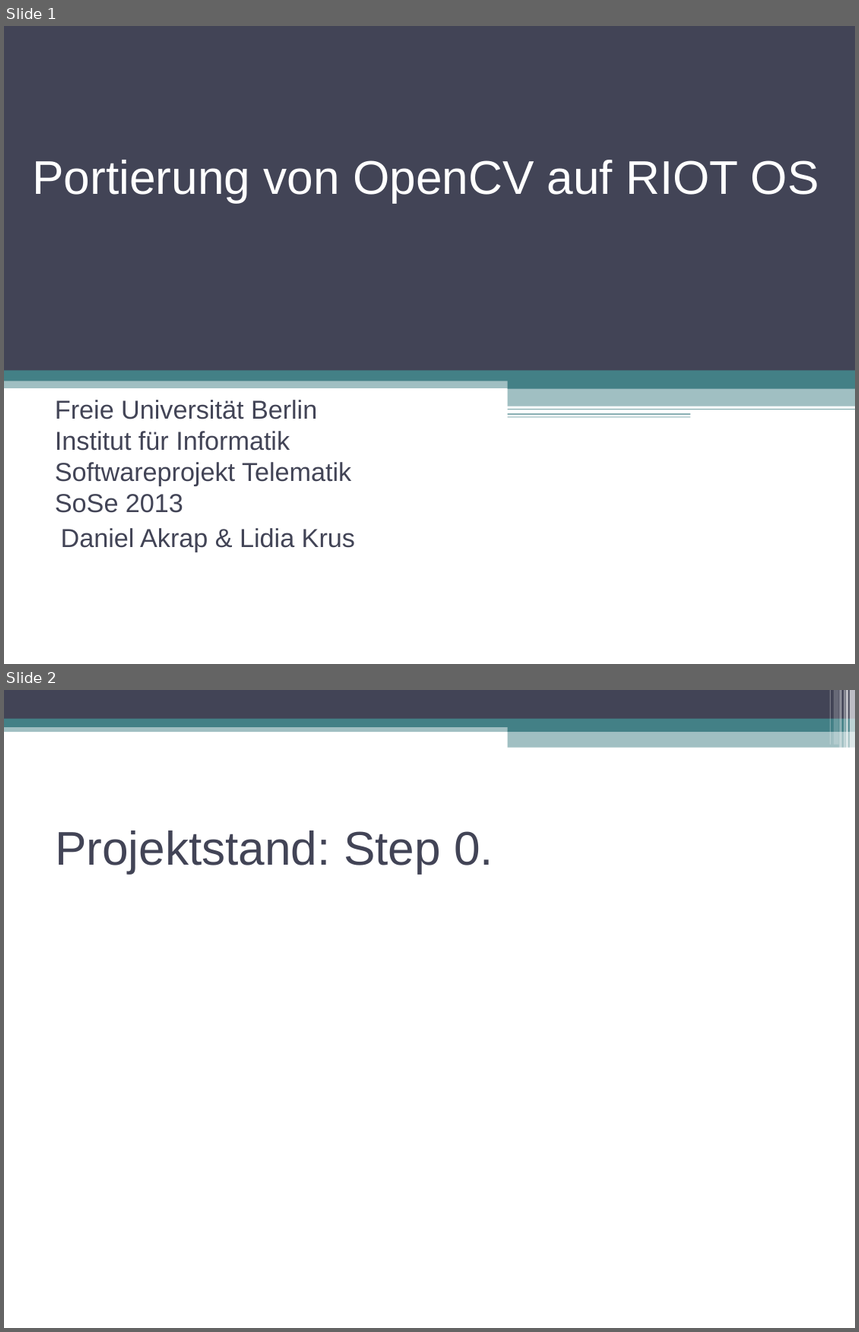
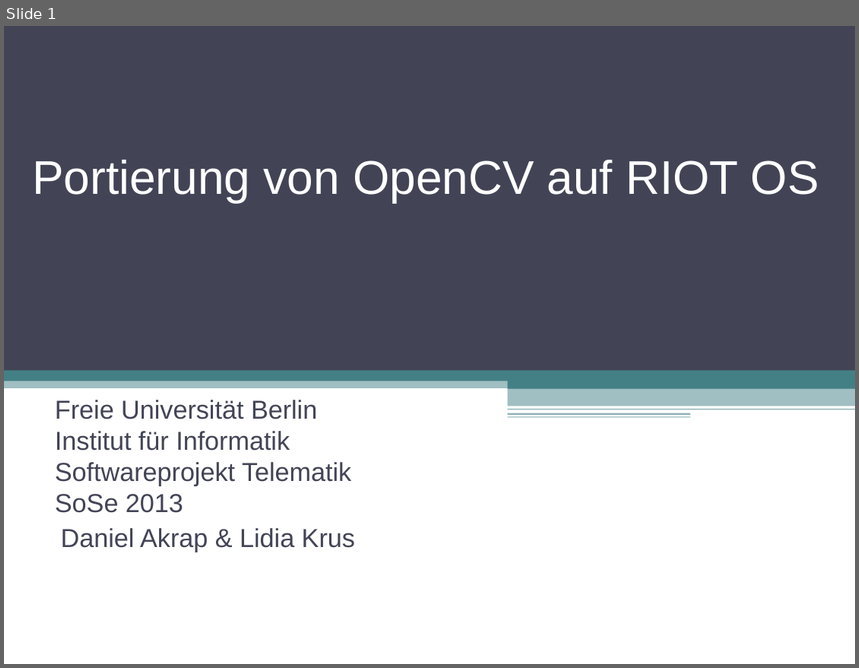
Before and after one commit to swp2013riot/riot-opencv-port, a slide deck: doc/slides/intro_presentation.odp. Shown one above the other, each under a label of ours: slides 1 and 2 before the commit, slide 1 after it. The pictures are 859x1332 and 859x668 pixels, drawn with LibreOffice and Linux fonts; fonts in the diff are those of the drawing. Boxes give left, top, right and bottom in pixels: in the first picture for what was removed or moved away, otherwise in the second. Text is boxed around its words. In the diff, an @@ line names an element or a change of style, - is before the commit and + after.

```diff
--- a/doc/slides/intro_presentation.odp
+++ b/doc/slides/intro_presentation.odp
@@ slide 2 removed at bbox=[4, 690, 855, 1328], background #FFFFFF @@
@@ rectangle removed at bbox=[4, 690, 855, 719] @@
@@ rectangle removed at bbox=[829, 690, 831, 745] @@
@@ rectangle removed at bbox=[834, 690, 839, 745] @@
@@ rectangle removed at bbox=[840, 690, 842, 748] @@
@@ rectangle removed at bbox=[844, 690, 845, 748] @@
@@ rectangle removed at bbox=[846, 690, 848, 748] @@
@@ rectangle removed at bbox=[850, 690, 855, 748] @@
@@ rectangle removed at bbox=[4, 724, 855, 732] @@
@@ rectangle removed at bbox=[4, 719, 855, 727] @@
@@ rectangle removed at bbox=[508, 723, 855, 732] @@
@@ rectangle removed at bbox=[508, 731, 855, 748] @@
@@ title removed at bbox=[55, 831, 493, 873] @@
-Projektstand: Step 0.
```
Also in this commit, not shown: 6 slides added.
